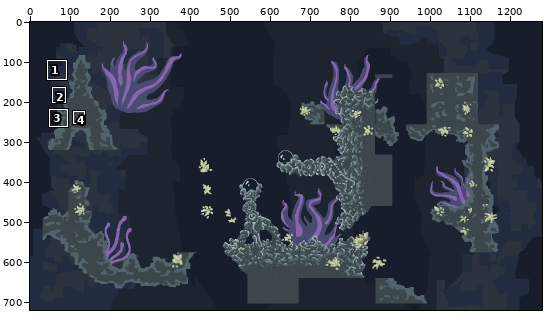
Pixel-art file -- godot/assets/gfx/Aseprite/mock.aseprite. The first picture is a wide view before the edit; the outline marks the close-up.
Close-up. Old version:
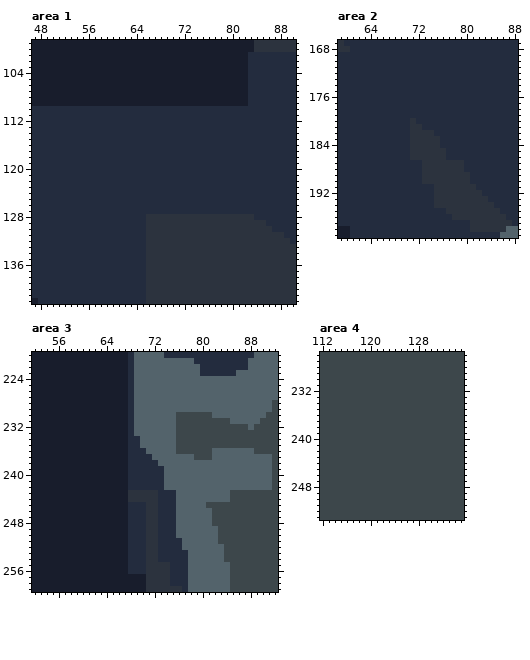
1280x720 pixels, 1 frame. Shown: area 1: x 47..90, y 99..142; area 2: x 59..88, y 167..199; area 3: x 52..92, y 220..259; area 4: x 112..135, y 226..253. The commit also changed other parts of the picture, which this record leaves out.
After the commit:
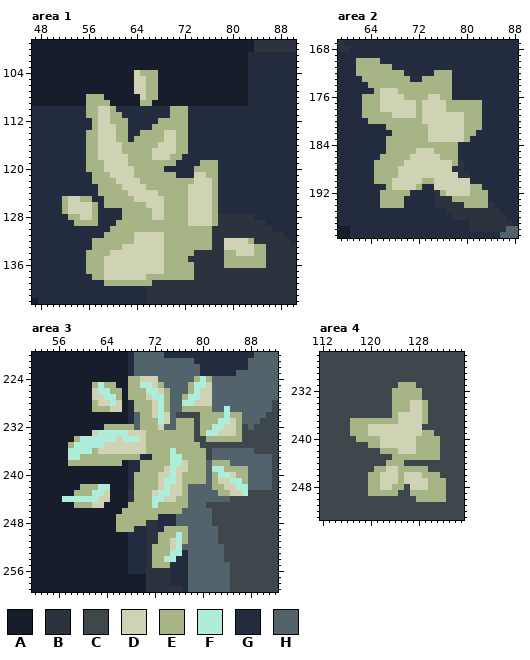
Palette (. is transparent): A #181d2c  B #2c333e  C #3d474b  D #cfd3b4  E #a7b486  F #adedd9  G #232c3e  H #53636b
What changed:
Changed rows in their new state; - is an unchanged pixel.
Area 1, layer "green Copy/plants":
first column x 52:
104 ------------DEEE------------------
105 ------------DDEE------------------
106 ------------DDEE------------------
107 ------------DDEE------------------
108 ----EEE------DEE------------------
109 ----EEEE-----EE-------------------
110 ----EEDDE---------EEE-------------
111 ----EEDDEE--------EEE-------------
112 -----EDDEEE-----EEEEE-------------
113 -----EDDDEE----EEEEEE-------------
114 ----EEDDDEE--EEEEDDEE-------------
115 ----EEDDDEE-EEEEEDDEE-------------
116 ----EEDDDDEEEEEEDDDEE-------------
117 ----EEDDDDEEEEEDDDDEE-------------
118 ----EEDDDDDEEEEDDDEE--------------
119 ----EEEDDDDEEEEEEEE----EEE--------
120 ----EEEDDDDDEEEEE-----EEEE--------
121 -----EEEDDDDEEEEEEE---DDEE--------
122 -----EEEEDDDDEEEEEEEEEDDDE--------
123 ------EEEEDDDDEEEEEEEDDDDE--------
124 ------EEEEEDDDDDEEEEEDDDDE--------
125 EDDEE--EEEEEDDDDDEEEEDDDDE--------
126 EDDDDE-EEEEEEEDDDEEEEDDDDE--------
127 EDDDDE----EEEEEDDEEEEDDDDE--------
128 -EEDDE----EEEEEDDEEEEDDDDE--------
129 --EEEE---EEEEEEEEEEEEDDDDE--------
130 --------EEEEEEEEEEEEEEEEE---------
131 -------EEEEEDDDDDEEEEEEEE---------
132 -----EEEEEEEDDDDDEEEEEEEE--DDDDE--
133 -----EEEEEDDDDDDDEEEEEEEE--DDDDDEE
134 ----EEEEDDDDDDDDDEEEEE-----EEDDDEE
135 ----EEEDDDDDDDDDDEEEE------EEEEEEE
136 ----EEEDDDDDDDDDDEEEEE-----EEEEEEE
137 ----EEEDDDDDDDDDDEEEEE------------
138 -----EEDDDDDDDEEEEEEEE------------
139 -------EEEEEEEE-------------------
Area 2, layer "green Copy/plants":
first column x 62:
170 EEEE------------------
171 EEEEEE----------------
172 EEEEEEEE-----EEE------
173 -EEEEEEEE--EEEEE------
174 --EEEEEEEEEEEEEE------
175 ---EDDDEEEEEEEEE------
176 -EEEDDDDEEEEDDEE------
177 -EEEDDDDDDEDDDDEEEEEE-
178 -EEEDDDDDDEDDDDEEEEEE-
179 -EEEEEDDDDEDDDDDDDEEE-
180 --EEEEEEEEEDDDDDDDEEE-
181 -----EEEEEEEDDDDDDEEE-
182 ------EEEEEEDDDDDDEE--
183 -----EEEEEEEDDDDDDE---
184 -----EEEEEEEEEEEE-----
185 -----EEEEEDDDEEEE-----
186 ----EEEEEDDDDDEEE-----
187 ---EEEEEDDDDDDDDE-----
188 ---EEEEDDDDDDDDD------
189 ---EEEEDDDDDDDDDD-----
190 ---EEEDDDDDEEDDDDDD---
191 -----EDDDDE--DDDDDDEE-
192 ----EEEEE-----EDDDDEEE
193 ----EEEE--------EEEEEE
194 ----EEEE----------EEEE
Area 3, layer "green Copy/plants":
first column x 57:
224 -----------EEDDD------EFE------
225 -----EFEE--EEFFDE----EFFD------
226 -----DFFEE-EEEFFDE---EFDD------
227 -----DDFFE-EEEDFFE--EFFDD------
228 -----EDDFD--EEEDFE--FFDDD------
229 -----EEEDD--EEEDFE--EEEEE--F---
230 -------------EEDFD-----EEEEFEE-
231 -------------EEEFD-EEE-EEEFFDE-
232 -------EEEEE-EEED--EEE-EEFFDDE-
233 -----DFFFFFDDDEEEEEEEE-EFFDDDE-
234 --EFFFFFFDFFFDEEEEEEEE--EEEEEE-
235 -EFFFFFDDDDDDDEEEEEEEEE--------
236 -FFFFEDDDDDDDDEEEEFEEEEE-------
237 -FFEEEEEEEEEE--EEEFFEEEE-------
238 -EEEEEEEEE---EEEEEFFDEEE-EEE---
239 -------------EEEEDFDDEEE-FFEEEE
240 ------------EEEEDDFDEEEE-EFFDEE
241 ------------EEEEDFFDEEEE-EDDFFE
242 ---EEEFF----EEEEDFDDE----EEDDFF
243 --EEEFFD----EEEDFFDDE-----EEDDF
244 FFFFFFDD----EEEFFDDEE----------
245 --EEEDD----EEEEFEEEEE----------
246 ----------EEEEEEEEEE-----------
247 ---------EEEEEEE---------------
248 ---------EEEEE-----------------
249 ---------EEE-----EEEE----------
250 ----------------EEEFE----------
251 ----------------EEDFE----------
252 ---------------EEEDF-----------
253 ---------------EEEFF-----------
254 ---------------EEFF------------
255 ---------------EEE-------------
Area 4, layer "green Copy/plants":
first column x 117:
231 --------EEE-----
232 -------EEEEE----
233 -------EEEEE----
234 -------EEEDDE---
235 -------EEEDDE---
236 -------EDDDDE---
237 EEEEEEEEDDDDE---
238 EEEDDDDDDDDD----
239 EEEDDDDDDDDDEE--
240 -EEEEDDDDDDEEEE-
241 ---EEDDDDDDEEEE-
242 -----EEEDDDEEEE-
243 -------EEEEEEEE-
244 ------EEE-------
245 ----EEDDEEEEE---
246 ---EEDDDEDDDEEE-
247 ---EEDDDEDDDDEEE
248 ---EEDDEE-DDDEEE
249 ---EEEEE--EEEEEE
250 -----------EEEEE
Where, in picture pixels (left, top, right, bottom), the same in both close-ups:
changed: (62, 70, 266, 286)
changed: (356, 58, 488, 208)
changed: (62, 376, 248, 568)
changed: (350, 382, 446, 502)
